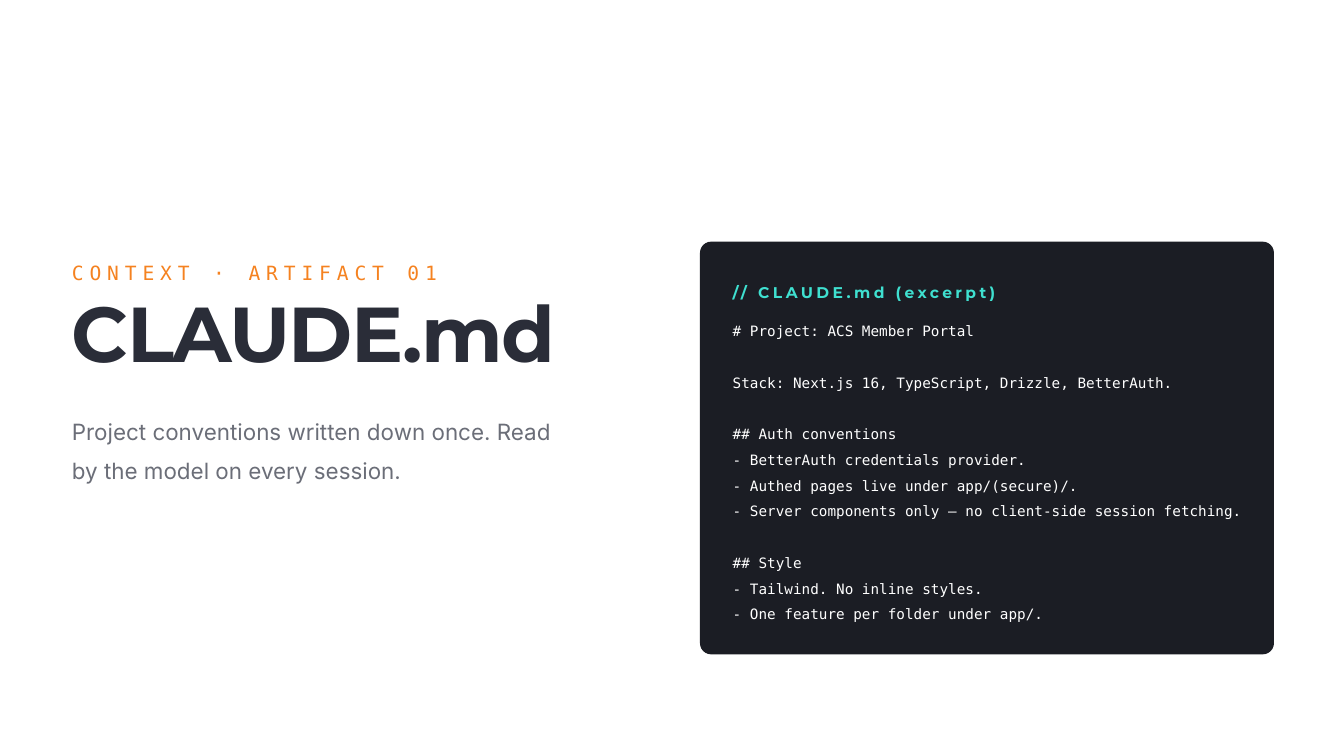
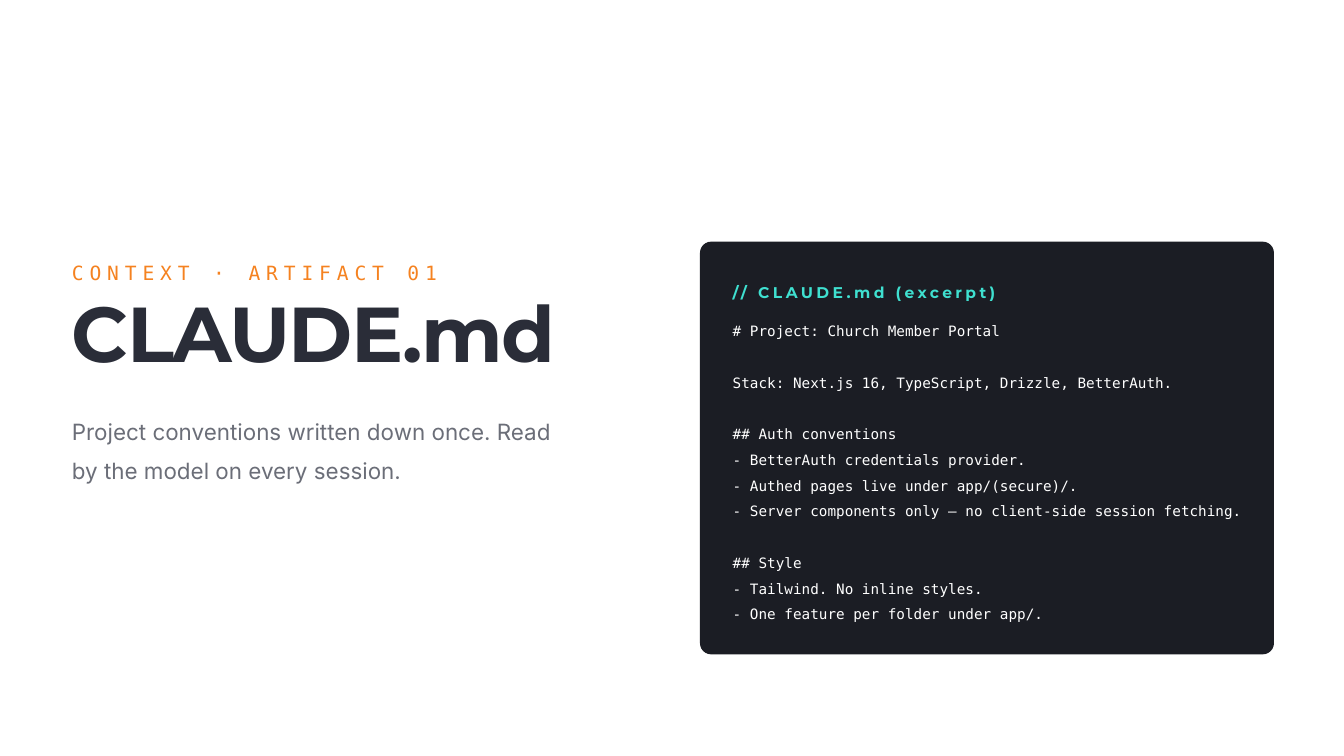
Before and after one commit to chriskehayias/ContextEngineering, a slide deck: slide 20 of schedule/02-vibe-coding-vs-context-engineering/02-vibe-coding-vs-context-engineering.pptx. Drawn at 1344x756 pixels with LibreOffice and Linux fonts; fonts in the diff are those of the drawing. Boxes give left, top, right and bottom in pixels: in the first picture for what was removed or moved away, otherwise in the second. Text is boxed around its words. In the diff, an @@ line names an element or a change of style, - is before the commit and + after.

Commit message:
Decks Updated

```diff
--- a/schedule/02-vibe-coding-vs-context-engineering/02-vibe-coding-vs-context-engineering.pptx
+++ b/schedule/02-vibe-coding-vs-context-engineering/02-vibe-coding-vs-context-engineering.pptx
@@ text at (x1=750, y1=325, x2=1000, y2=339): text changed @@
-# Project: ACS Member Portal
+# Project: Church Member Portal
```
Also in this commit, not shown: 1 other file.
